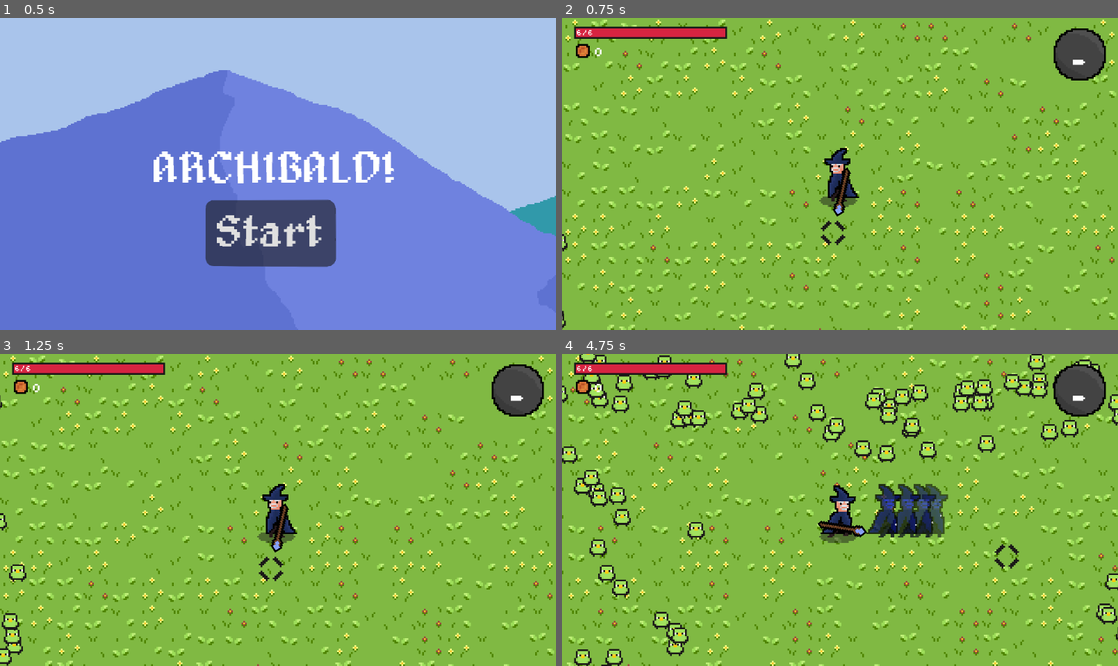
Above: before the commit, frames 1-4 (two rows, left to right).
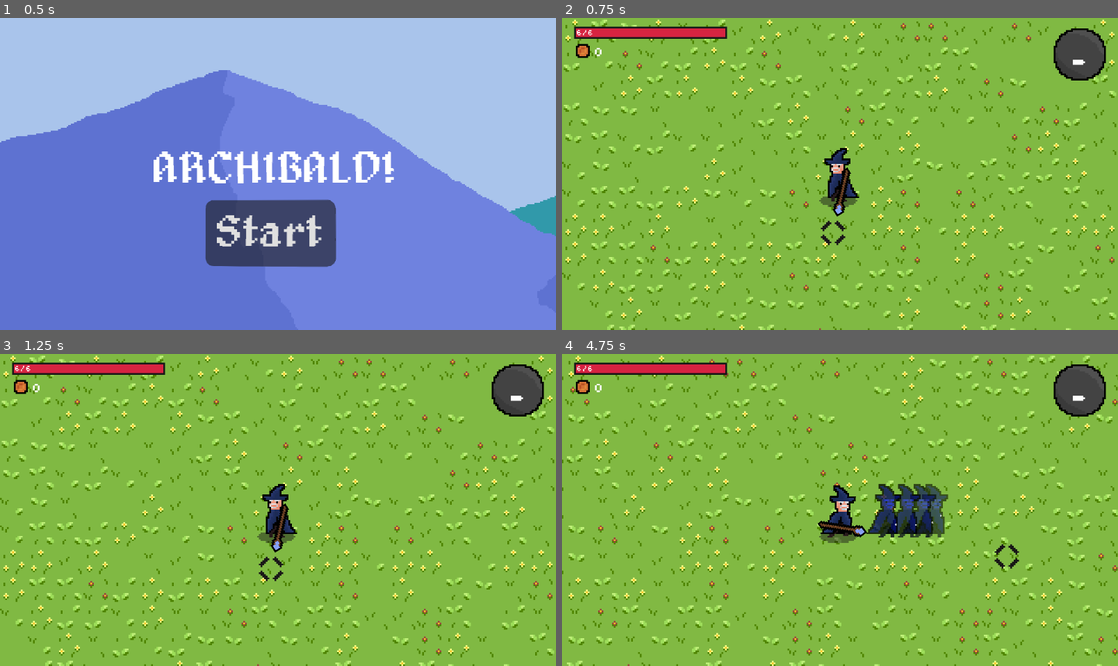
Above: after the commit, the same moments.

Repository: Henry-H08/Archibald
Game: Godot game, scene res://main/main.tscn
Two runs of this game, one before a commit and one after it. Both use one fixed random seed, a clock stepped at 60 frames per second and the inputs below.
Inputs (mouse positions are in pixels of both pictures, inside the frame that each line leads up to):
- Up to frame 1 (0.5 s): no input
- Up to frame 2 (0.75 s): click "Start" at 0.5 s
- Up to frame 3 (1.25 s): no input
- Up to frame 4 (4.75 s): move the mouse to (962, 494) at 1.27 s; hold D (right) 1.28-2.03 s; tap Shift (dash) at 1.35, 2.85, 4.35 s; move the mouse to (728, 525) at 2.02 s; hold S (down) 2.03-2.78 s; click (728, 525) at 2.1 s; move the mouse to (895, 441) at 2.77 s; hold D (right) 2.78-3.53 s; move the mouse to (812, 572) at 3.52 s; hold W (up) 3.53-4.28 s; click (812, 572) at 3.6 s; move the mouse to (1006, 556) at 4.27 s; hold A (left) from 4.28 s (still down)

Frame 1 is identical in both runs. In frame 2, less than 0.1% of the frame differs, in the area x 0-1%, y 69-100%; in frame 3, 0.6%; in frame 4, 7.6%, in the area x 0-100%, y 0-100%.

Commit message:
im silly

Diff:
--- a/main/main.gd
+++ b/main/main.gd
@@ -1,9 +1,12 @@
 extends Node2D
+@onready var audio_stream_player_2d: AudioStreamPlayer2D = $AudioStreamPlayer2D
 
 func _ready():
 	spawn_enemy()
 	spawn_enemy()
 	spawn_enemy()
+
+
 
 func spawn_enemy():
 	var new_enemy = preload("res://enemy/enemy.tscn").instantiate()
--- a/main/main.tscn
+++ b/main/main.tscn
@@ -56,7 +56,7 @@
 position = Vector2(-86, -60)
 
 [node name="Timer" type="Timer" parent="."]
-wait_time = 0.01
+wait_time = 4.0
 autostart = true
 
 [node name="AudioStreamPlayer2D" type="AudioStreamPlayer2D" parent="."]
Not shown, changed: exports/Archibald!.html
Not shown, changed: exports/Archibald!.pck
